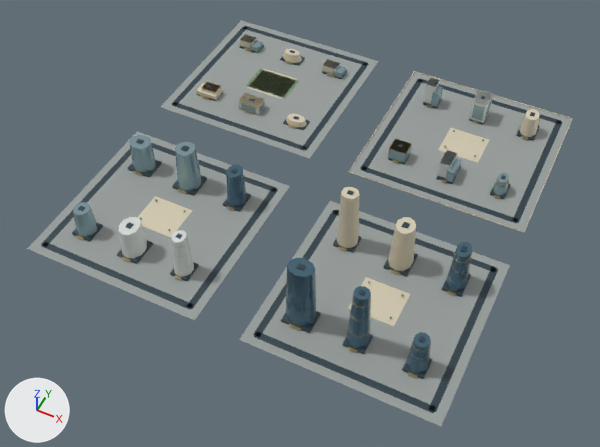
Before and after pictures for a commit that changed the glTF model web/public/assets/3d/ampliworld/GC-CITY-2030/GC-TILE-05-09.glb.
One viewpoint serves both versions: a 50 mm camera at (-4542.0, 5002.0, 1103.0) aimed at (-4990.0, 5899.0, -18.0). The lights are fixed; the arrows at lower left show +X, +Y and +Z. The first picture is the older version. Where no turn or scale is listed for an object, it has been applied to the vertices. Vertices at exactly the same position are counted once.

Objects in the first picture: 'GC-TILE-05-09-blue', 'GC-TILE-05-09-dark', 'GC-TILE-05-09-glass', 'GC-TILE-05-09-gold', 'GC-TILE-05-09-ivory', 'GC-TILE-05-09-paving', 'GC-TILE-05-09-white' and 2 more.
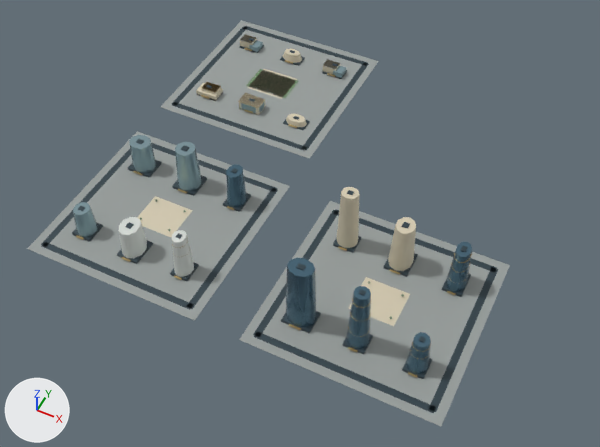
Where the change shows, as pixel boxes [x1, y1, x2, y2] in the pictures (600 x 447 px):
'GC-TILE-05-09-paving', reshaped (11% narrower): before [27, 20, 572, 426]; after [27, 20, 510, 426]
'GC-TILE-05-09-dark', reshaped (12% narrower): before [41, 26, 562, 413]; after [41, 26, 498, 413]
'GC-TILE-05-09-ivory', reshaped (36% narrower): before [137, 34, 573, 326]; after [137, 34, 416, 326]
'GC-TILE-05-09-glass', reshaped (37% narrower): before [73, 40, 509, 237]; after [73, 40, 346, 237]
'GC-TILE-05-09-white', reshaped (41% narrower): before [118, 36, 494, 277]; after [118, 36, 340, 277]
'GC-TILE-05-09-gold', reshaped (12% narrower): before [76, 48, 528, 378]; after [76, 48, 472, 378]
part 1 of me_mesh_0, deleted: before [349, 72, 572, 232]
part 2 of me_mesh_1, deleted: before [360, 78, 562, 224]
part 3 of me_mesh_2, deleted: before [348, 71, 573, 233]
part 4 of me_mesh_3, deleted: before [388, 86, 509, 195]
part 5 of me_mesh_4, deleted: before [424, 77, 494, 178]
part 6 of me_mesh_5, deleted: before [389, 104, 528, 203]

The change, as a diff of the scene's bpy script:
```diff
--- a/web/public/assets/3d/ampliworld/GC-CITY-2030/GC-TILE-05-09.glb.py
+++ b/web/public/assets/3d/ampliworld/GC-CITY-2030/GC-TILE-05-09.glb.py
@@ me_mesh_0 @@
 # used by ob_gc_tile_05_09_paving; location = (0.0, 0.0, 0.0)
-me_mesh_0.from_pydata(...)  # 32 vertices, 48 faces; spans x -5379.0..-4621.0, y 5621.0..6379.0, z 0.0
+me_mesh_0.from_pydata(...)  # 24 vertices, 36 faces; spans x -5379.0..-4621.0, y 5621.0..6379.0, z 0.0
+# me_mesh_0 part 1: the loose piece of 8 vertices spanning x -4959.0..-4621.0, y 6041.0..6379.0, z 0.0 is deleted
 me_mesh_0.materials.append(mat_paving)
@@ me_mesh_1 @@
 # used by ob_gc_tile_05_09_dark; location = (0.0, 0.0, 0.0)
-me_mesh_1.from_pydata(...)  # 512 vertices, 768 faces; spans x -5364.0..-4636.0, y 5636.0..6364.0, z 0.0..132.0
+me_mesh_1.from_pydata(...)  # 384 vertices, 576 faces; spans x -5364.0..-4636.0, y 5636.0..6364.0, z 0.0..132.0
+# me_mesh_1 part 2: 16 loose pieces with 128 vertices, spanning x -4944.0..-4636.0, y 6056.0..6364.0, z 0.0..51.0, are deleted
 me_mesh_1.materials.append(mat_dark)
@@ me_mesh_2 @@
 # used by ob_gc_tile_05_09_ivory; location = (0.0, 0.0, 0.0)
-me_mesh_2.from_pydata(...)  # 222 vertices, 368 faces; spans x -5332.0..-4620.0, y 5754.0..6380.0, z 0.0..124.0
+me_mesh_2.from_pydata(...)  # 152 vertices, 256 faces; spans x -5332.0..-4750.0, y 5754.0..6316.0, z 0.0..124.0
+# me_mesh_2 part 3: 7 loose pieces with 70 vertices, spanning x -4960.0..-4620.0, y 6040.0..6380.0, z 0.0..45.0, are deleted
 me_mesh_2.materials.append(mat_ivory)
@@ me_mesh_3 @@
 # used by ob_gc_tile_05_09_glass; location = (0.0, 0.0, 0.0)
-me_mesh_3.from_pydata(...)  # 224 vertices, 364 faces; spans x -5333.0..-4677.0, y 5682.0..6322.0, z 0.0..89.0
+me_mesh_3.from_pydata(...)  # 114 vertices, 192 faces; spans x -5333.0..-5088.0, y 5682.0..6311.0, z 0.0..89.0
+# me_mesh_3 part 4: 12 loose pieces with 110 vertices, spanning x -4907.0..-4677.0, y 6097.0..6322.0, z 0.0..43.0, are deleted
 me_mesh_3.materials.append(mat_glass)
@@ me_mesh_4 @@
 # used by ob_gc_tile_05_09_white; location = (0.0, 0.0, 0.0)
-me_mesh_4.from_pydata(...)  # 196 vertices, 308 faces; spans x -5333.0..-4775.0, y 5677.0..6322.0, z 0.0..88.0
+me_mesh_4.from_pydata(...)  # 148 vertices, 236 faces; spans x -5333.0..-5095.0, y 5677.0..6314.0, z 0.0..88.0
+# me_mesh_4 part 5: 6 loose pieces with 48 vertices, spanning x -4905.0..-4775.0, y 6102.0..6322.0, z 0.0..50.0, are deleted
 me_mesh_4.materials.append(mat_white)
@@ me_mesh_5 @@
 # used by ob_gc_tile_05_09_gold; location = (0.0, 0.0, 0.0)
-me_mesh_5.from_pydata(...)  # 1288 vertices, 2268 faces; spans x -5331.0..-4675.0, y 5673.0..6322.0, z 0.0..113.0
+me_mesh_5.from_pydata(...)  # 1084 vertices, 1920 faces; spans x -5331.0..-4675.0, y 5673.0..6315.0, z 4.0..113.0
+# me_mesh_5 part 6: 15 loose pieces with 204 vertices, spanning x -4907.0..-4675.0, y 6040.0..6322.0, z 0.0..39.0, are deleted
 me_mesh_5.materials.append(mat_gold)
```
